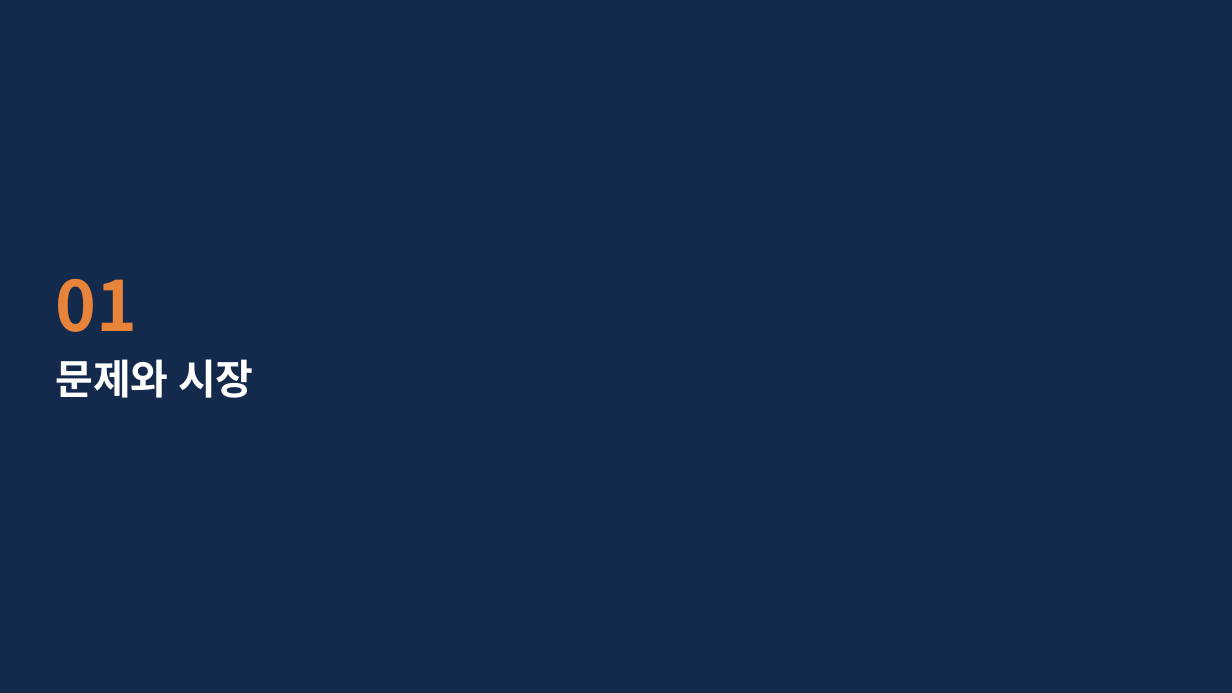
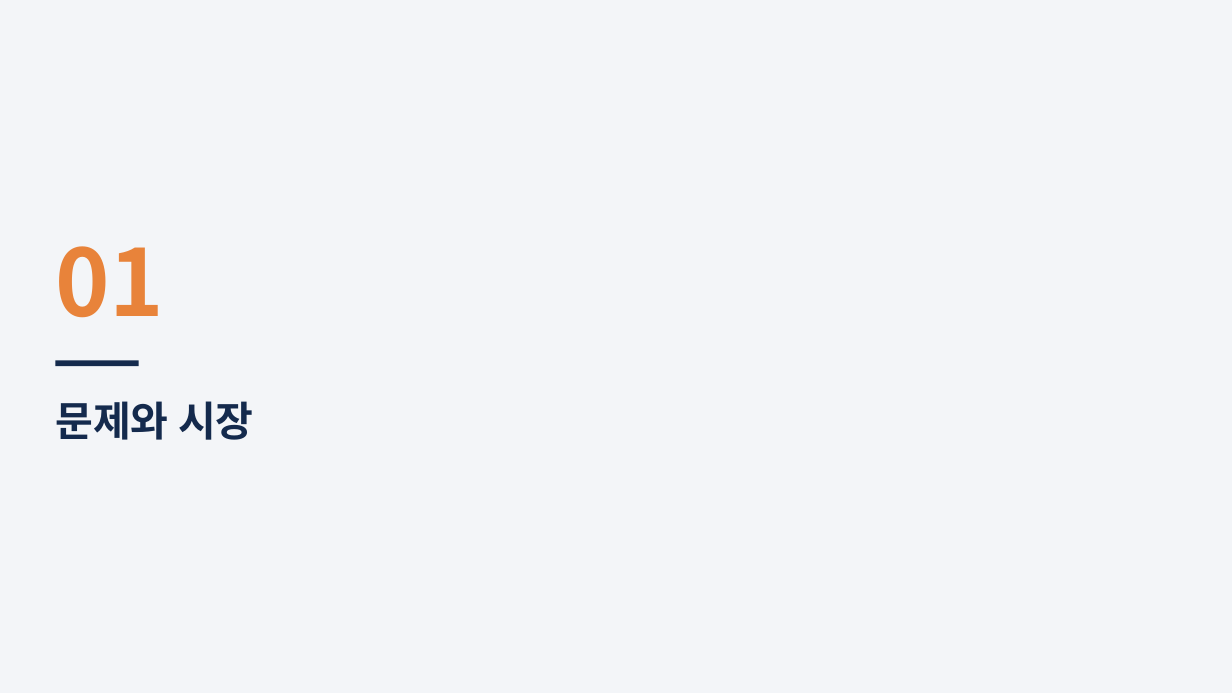
Before and after one commit to CAREEZ/zerotoone, a slide deck: slide 3 of ppt-studio/examples/sample-ir.pptx. Drawn at 1232x693 pixels with LibreOffice and Linux fonts; fonts in the diff are those of the drawing. Boxes give left, top, right and bottom in pixels: in the first picture for what was removed or moved away, otherwise in the second. Text is boxed around its words. In the diff, an @@ line names an element or a change of style, - is before the commit and + after.

```diff
--- a/ppt-studio/examples/sample-ir.pptx
+++ b/ppt-studio/examples/sample-ir.pptx
@@ rectangle at [0,0,1232,693]: fill #142A4D to #F3F5F8 @@
@@ text "01": place and size @@
-text "01" at [55,278,137,332]
+text "01" at [55,246,164,318]
@@ text "01" at [55,246,164,318]: size 54 to 72 pt @@
@@ text "문제와 시장": place and size @@
-text "문제와 시장" at [55,359,254,398]
+text "문제와 시장" at [55,401,254,440]
@@ text "문제와 시장" at [55,401,254,440]: text colour #FFFFFF to #142A4D @@
@@ rectangle added at [55,360,139,366], fill #142A4D @@
```
Also in this commit, not shown: 6 other slides changed, 20 other files.
